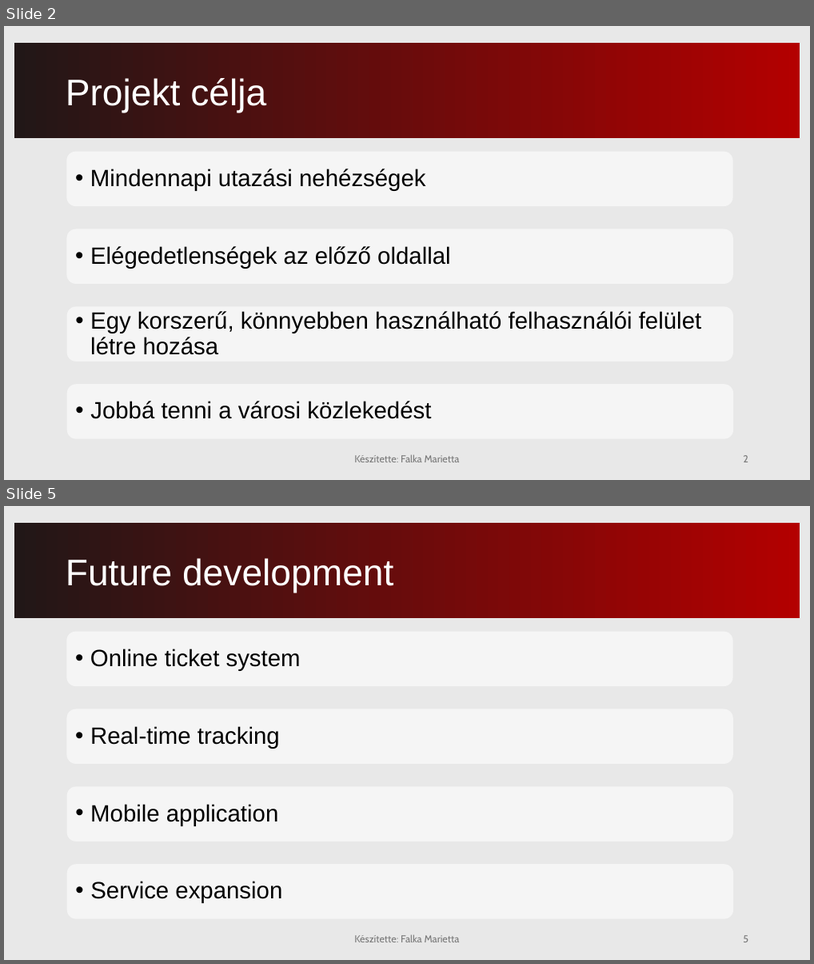
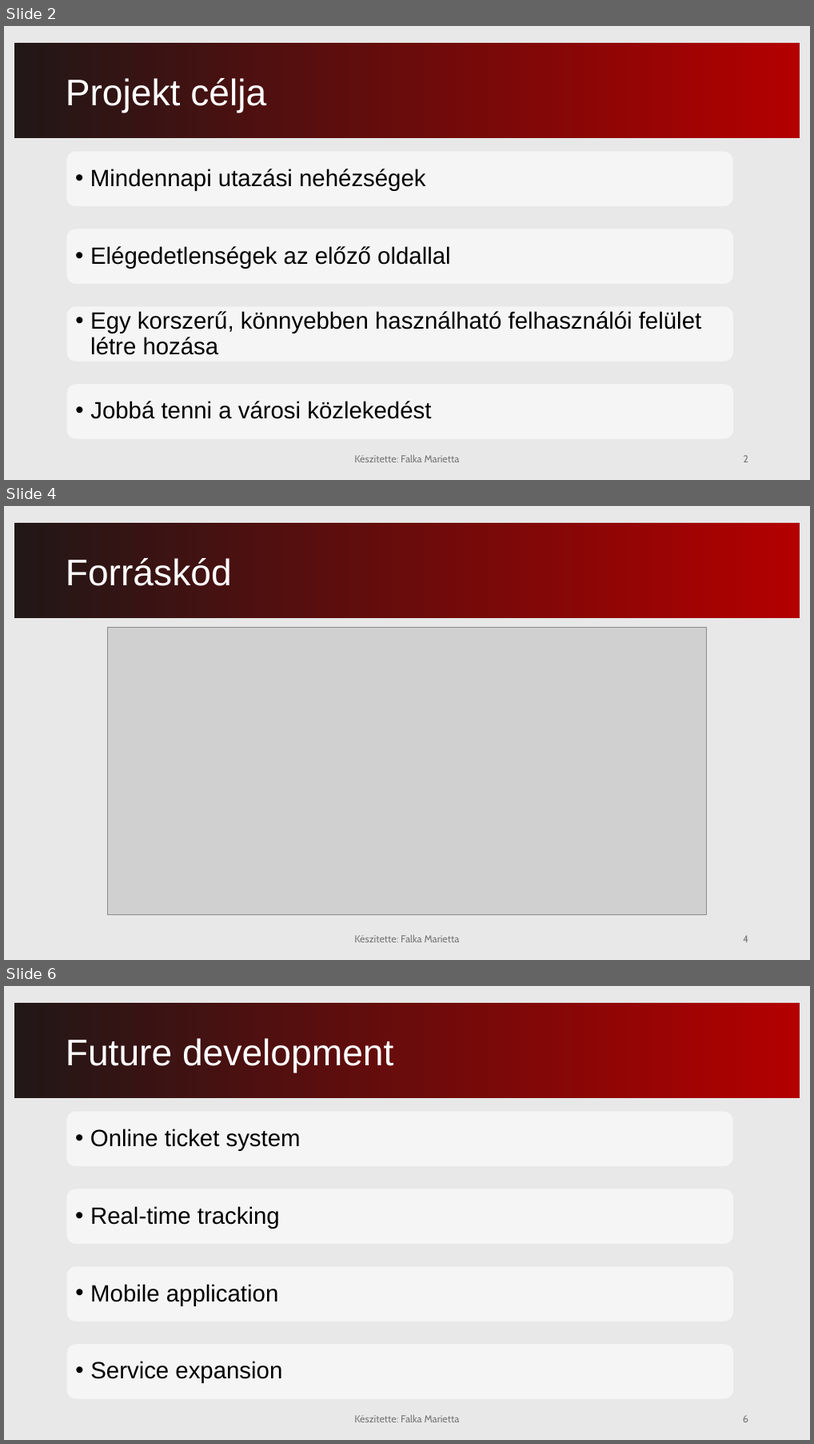
Before and after one commit to Marietta7747/Falka_Marietta_KaposTransit_ppt, a slide deck: KaposTransit_Falka_Marietta.pptx. Shown one above the other, each under a label of ours: slides 2 and 5 before the commit, slides 2, 4 and 6 after it; the slides between them are not shown. The pictures are 814x964 and 814x1444 pixels, drawn with LibreOffice and Linux fonts; fonts in the diff are those of the drawing; grey boxes stand for pictures. Boxes give left, top, right and bottom in pixels: in the first picture for what was removed or moved away, otherwise in the second. Text is boxed around its words. In the diff, an @@ line names an element or a change of style, - is before the commit and + after.

```diff
--- a/KaposTransit_Falka_Marietta.pptx
+++ b/KaposTransit_Falka_Marietta.pptx
@@ slide 4 added at <box>4,506,810,960</box>, background #E8E8E8; not listed: 1 template element that a slide beside it also shows @@
@@ title added at <box>66,558,232,586</box>, 44 pt, text #FFFFFF @@
+Forráskód
@@ picture added at <box>107,627,707,915</box> @@
@@ text added at <box>354,934,460,942</box>, 12 pt, text #797979 @@
+Készítette: Falka Marietta
@@ page number added at <box>743,935,749,942</box>, 12 pt, text #797979 @@
+4
@@ what was slide 5 is now slide 6 @@
@@ page number at <box>743,1415,749,1422</box>: text changed @@
-5
+6
```
Also in this commit, not shown: 3 slides changed.
